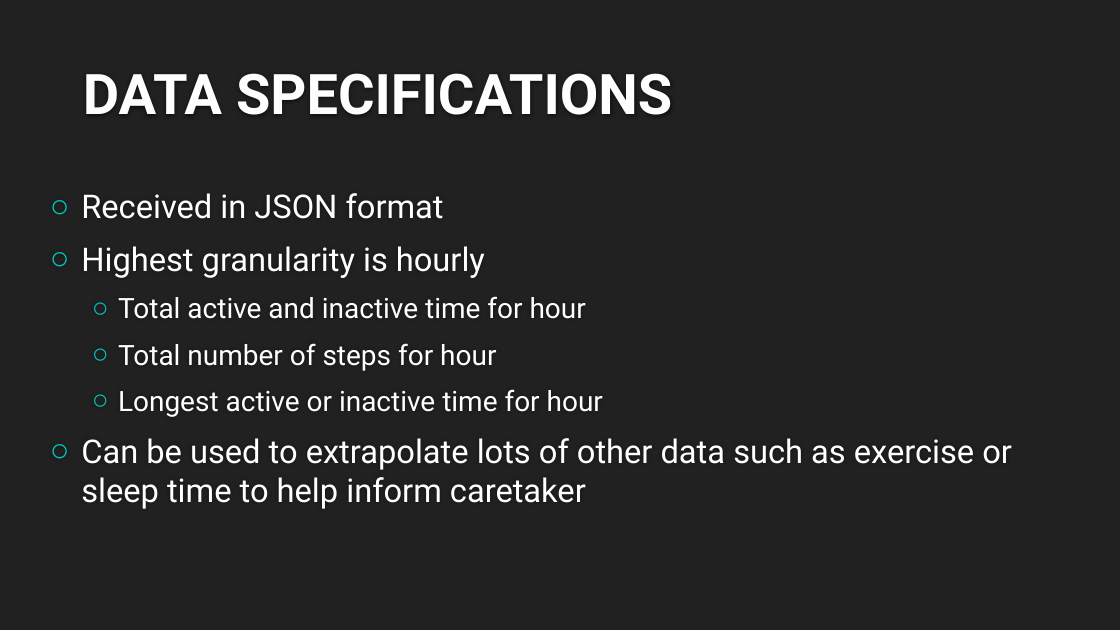
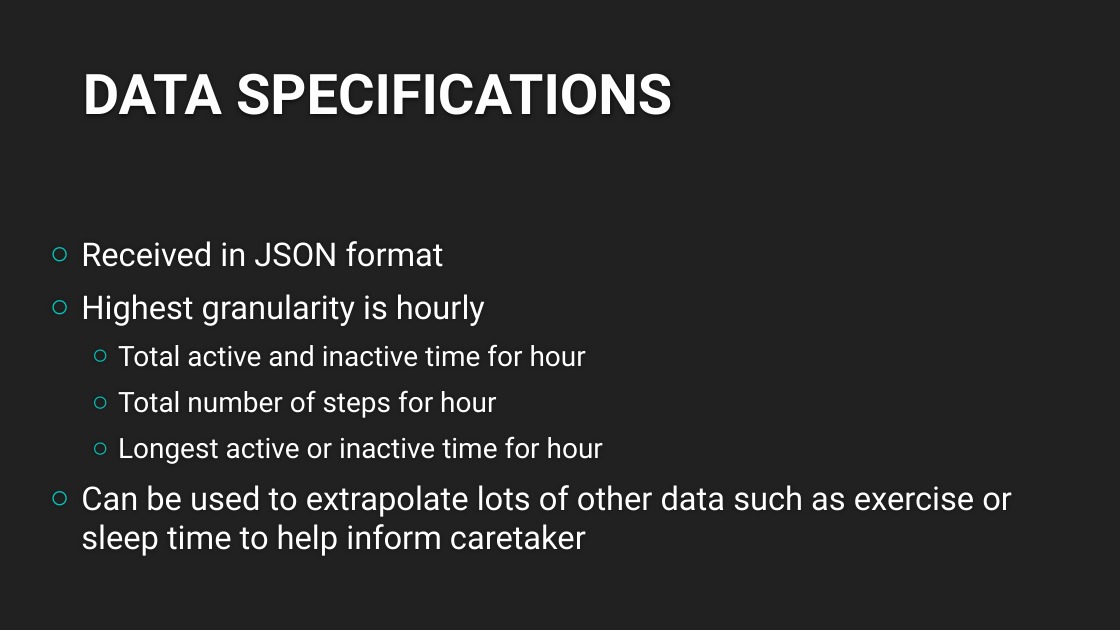
Before and after one commit to ritwikd/gatech, a slide deck: slide 10 of Presentation/Assisted Living.pptx. Drawn at 1120x630 pixels with LibreOffice and Linux fonts; fonts in the diff are those of the drawing; background and template pictures are left out. Boxes give left, top, right and bottom in pixels: in the first picture for what was removed or moved away, otherwise in the second. Text is boxed around its words. In the diff, an @@ line names an element or a change of style, - is before the commit and + after.

Commit message:
Adding stuff.

```diff
--- a/Presentation/Assisted Living.pptx
+++ b/Presentation/Assisted Living.pptx
@@ text "Received in JSON format": place and size @@
-text "Received in JSON format" at <box>81,246,1012,509</box>
+text "Received in JSON format" at <box>81,294,1012,556</box>
```
